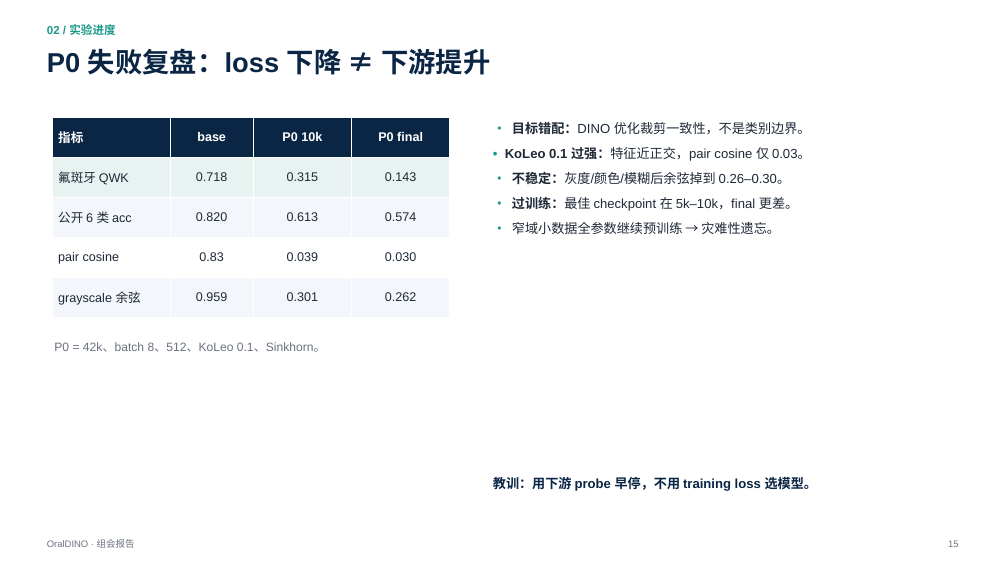
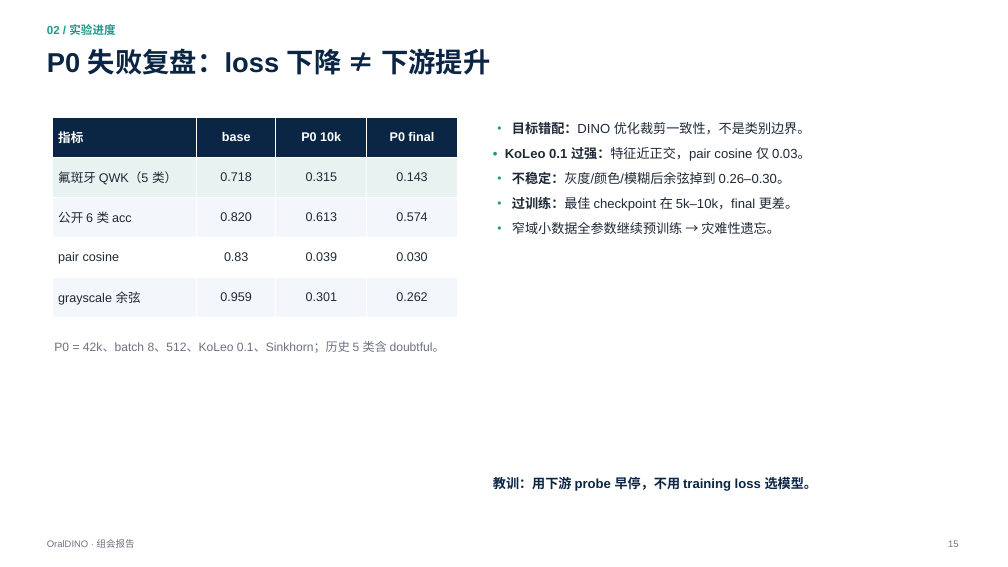
Before and after one commit to XiaoHG/MRG-05-Tooth-Seg, a slide deck: slide 15 of group-meeting/20261111/OralDINO_group_meeting_20261111.pptx. Drawn at 1008x567 pixels with LibreOffice and Linux fonts; fonts in the diff are those of the drawing. Boxes give left, top, right and bottom in pixels: in the first picture for what was removed or moved away, otherwise in the second. Text is boxed around its words. In the diff, an @@ line names an element or a change of style, - is before the commit and + after.

```diff
--- a/group-meeting/20261111/OralDINO_group_meeting_20261111.pptx
+++ b/group-meeting/20261111/OralDINO_group_meeting_20261111.pptx
@@ table at [53,117,457,318] @@
-row 2, column 1: 氟斑牙 QWK
+row 2, column 1: 氟斑牙 QWK（5 类）
@@ table: place and size @@
-table at [53,117,450,318]
+table at [53,117,457,318]
@@ text at [54,341,445,353]: text changed @@
-P0 = 42k、batch 8、512、KoLeo 0.1、Sinkhorn。
+P0 = 42k、batch 8、512、KoLeo 0.1、Sinkhorn；历史 5 类含 doubtful。
```
Also in this commit, not shown: 5 other slides changed, 5 other files.
